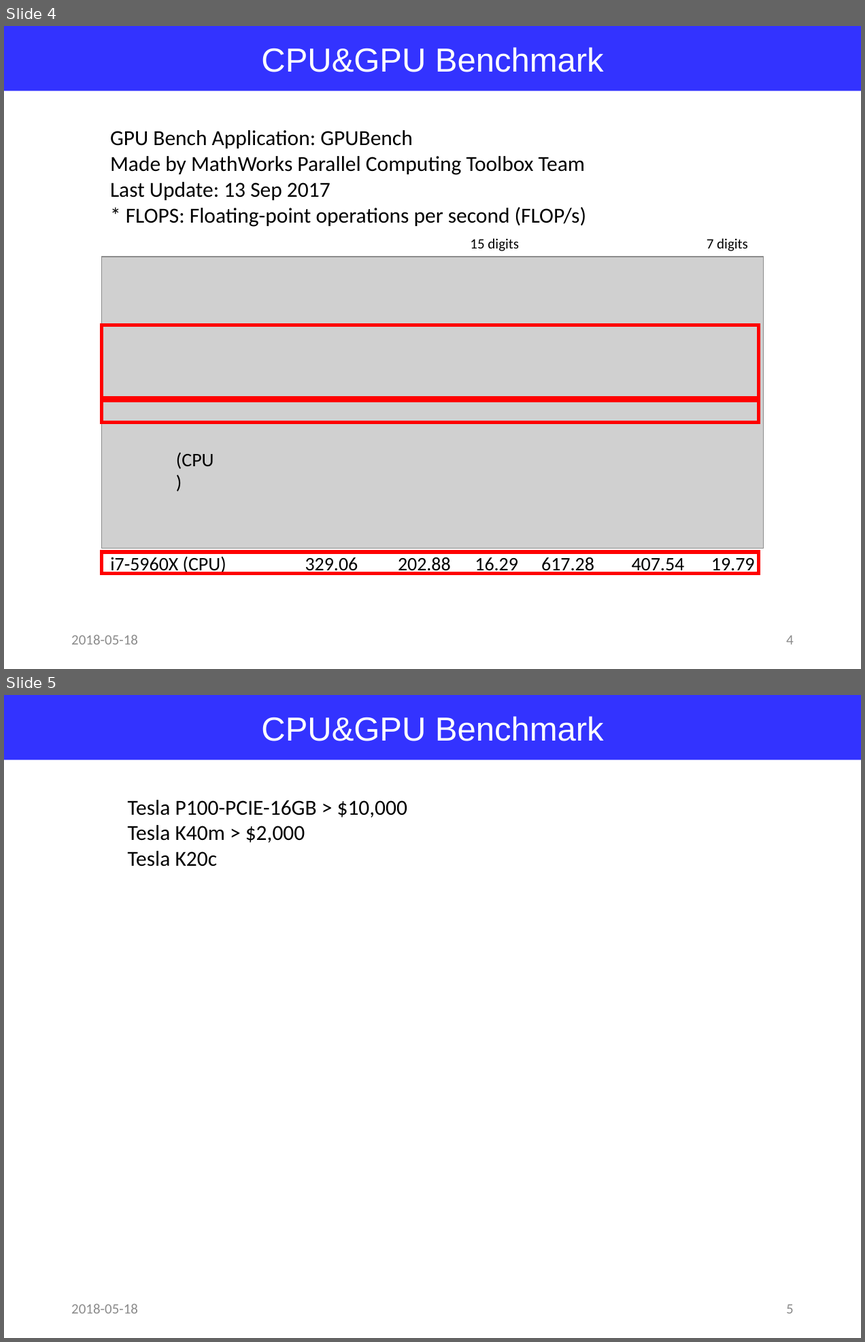
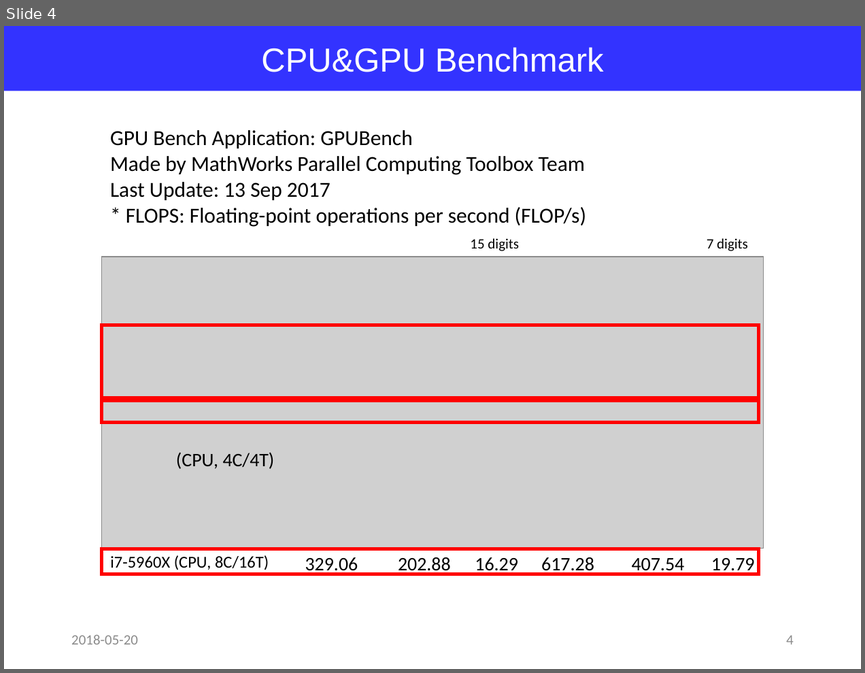
Before and after one commit to jglee96/NBTP_Lab, a slide deck: MATLAB GPU.pptx. Shown one above the other, each under a label of ours: slides 4 and 5 before the commit, slide 4 after it. The pictures are 865x1342 and 865x673 pixels, drawn with LibreOffice and Linux fonts; fonts in the diff are those of the drawing; grey boxes stand for pictures. Boxes give left, top, right and bottom in pixels: in the first picture for what was removed or moved away, otherwise in the second. Text is boxed around its words. In the diff, an @@ line names an element or a change of style, - is before the commit and + after.

```diff
--- a/MATLAB GPU.pptx
+++ b/MATLAB GPU.pptx
@@ slide 5 removed at (x1=4, y1=695, x2=861, y2=1338), background #FFFFFF @@
@@ rectangle removed at (x1=4, y1=695, x2=861, y2=760) @@
-CPU&GPU Benchmark
@@ text removed at (x1=128, y1=800, x2=407, y2=866) @@
-Tesla P100-PCIE-16GB > $10,000
-Tesla K40m > $2,000
-Tesla K20c
@@ text removed at (x1=71, y1=1304, x2=138, y2=1313) @@
-2018-05-18
@@ page number removed at (x1=786, y1=1304, x2=793, y2=1313) @@
-5
@@ slide 4 changed as well @@
@@ text at (x1=176, y1=452, x2=275, y2=469): text changed @@
-(CPU)
+(CPU, 4C/4T)
@@ table at (x1=102, y1=548, x2=763, y2=580) @@
-row 1, column 1: i7-5960X (CPU)
+row 1, column 1: i7-5960X (CPU, 8C/16T)
@@ text at (x1=71, y1=635, x2=138, y2=644): text changed @@
-2018-05-18
+2018-05-20
```
Also in this commit, not shown: 4 other slides changed, 1 other file.
